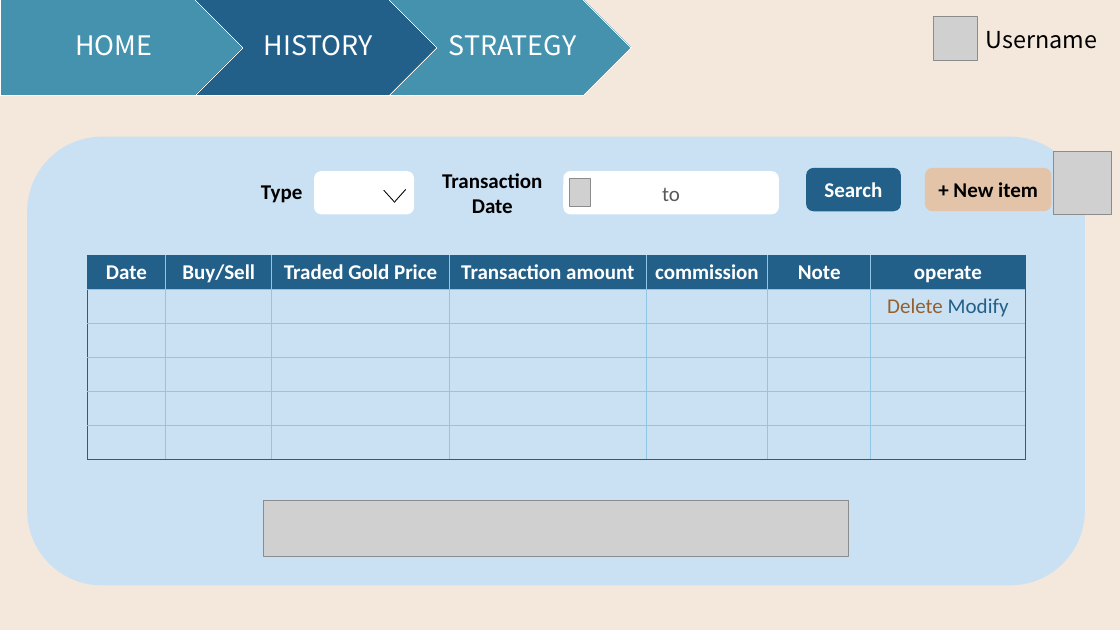
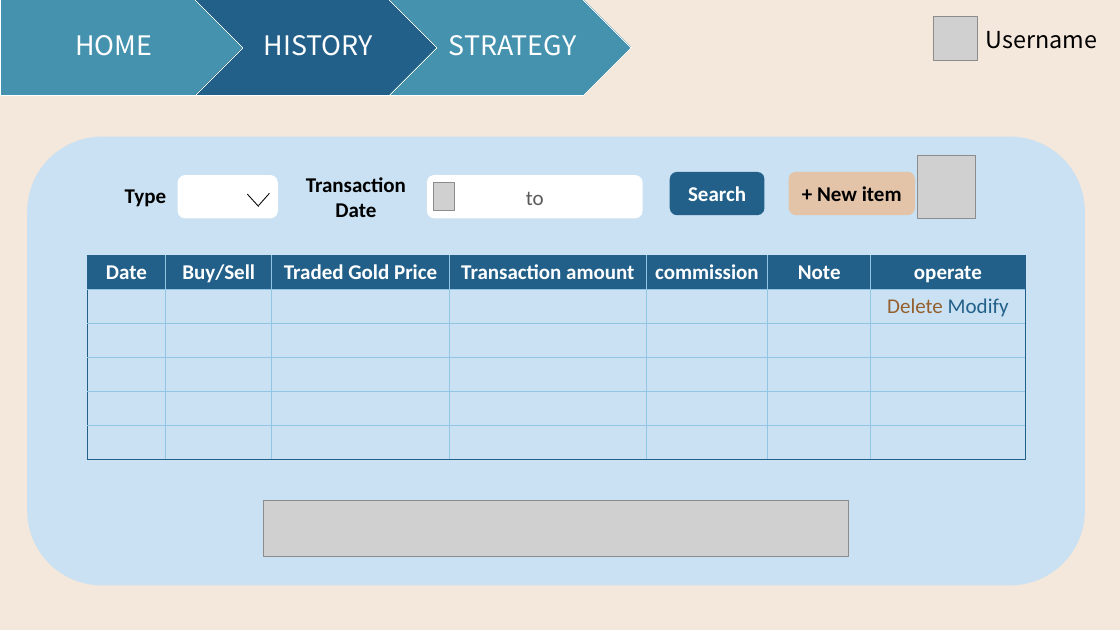
Before and after one commit to 7000qwq/gold, a slide deck: slide 6 of design.pptx. Drawn at 1120x630 pixels with LibreOffice and Linux fonts; fonts in the diff are those of the drawing; grey boxes stand for pictures. Boxes give left, top, right and bottom in pixels: in the first picture for what was removed or moved away, otherwise in the second. Text is boxed around its words. In the diff, an @@ line names an element or a change of style, - is before the commit and + after.

```diff
--- a/design.pptx
+++ b/design.pptx
@@ 4 rounded rectangles, 2 pictures, 2 texts, 2 lines: place and size @@
-4 rounded rectangles, 2 pictures, 2 texts, 2 lines at (261, 151, 1112, 215)
+4 rounded rectangles, 2 pictures, 2 texts, 2 lines at (125, 155, 976, 219)
```
Also in this commit, not shown: 1 other slide changed, 2 slides removed, 5 other files.
